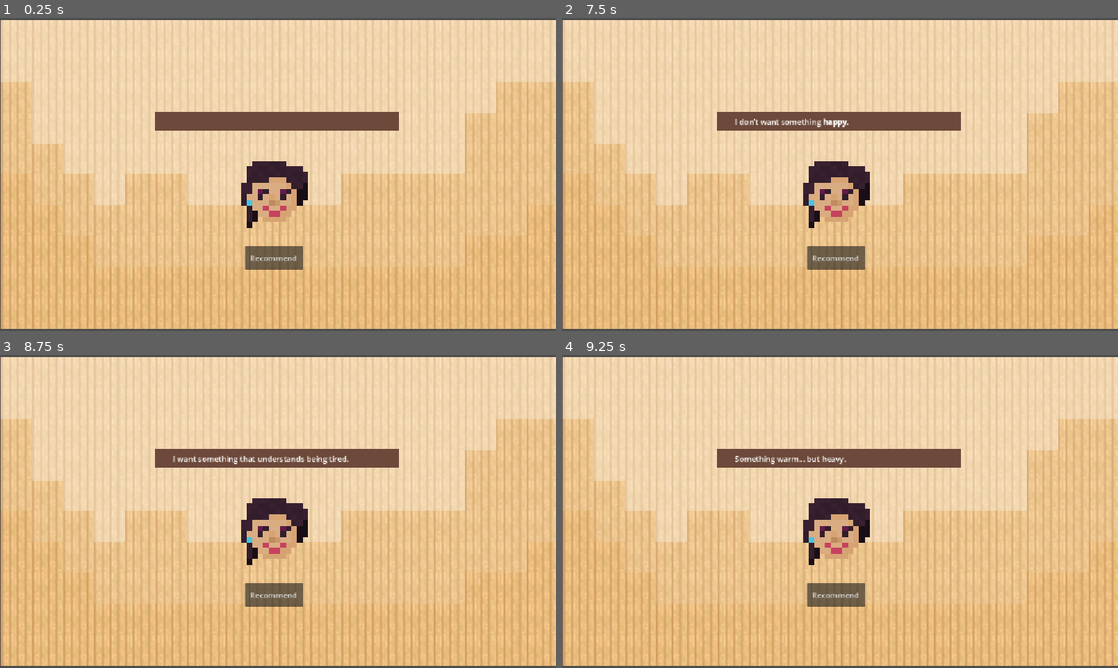
Above: before the commit, frames 1-4 (two rows, left to right).
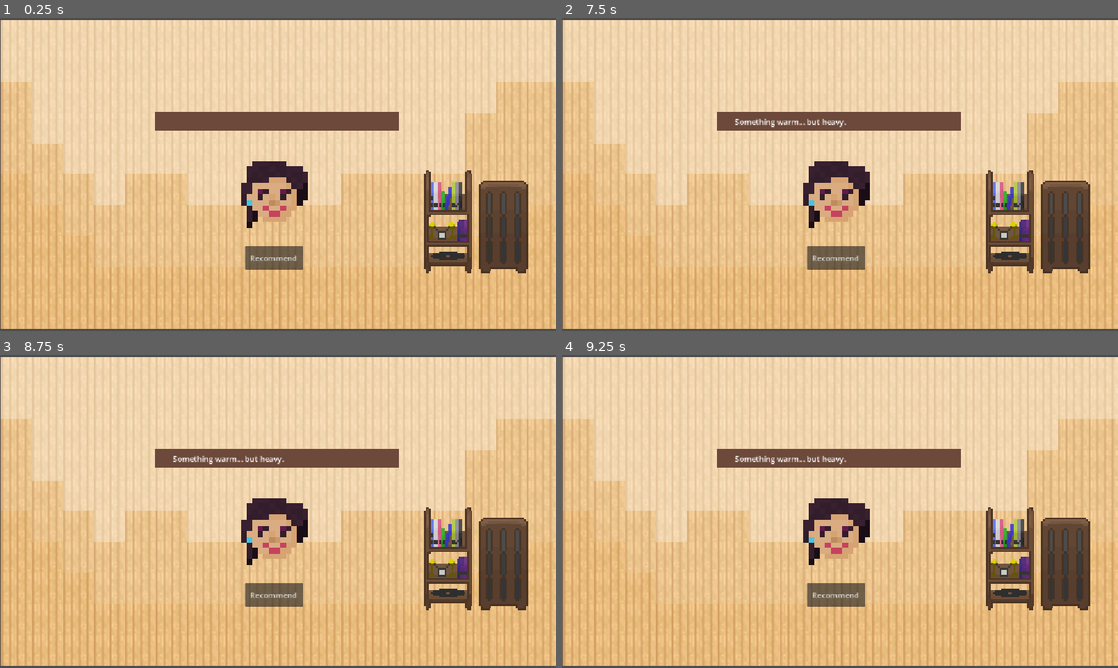
Above: after the commit, the same moments.

Repository: KeeruthiRajan/5-Shifts-at-a-Vinyl-Store
Game: Godot game, scene res://scenes/main.tscn
The game is run twice, just before and just after one commit, with the same random seed, the same clock (stepped at 60 frames per second) and the same inputs.
Inputs (mouse positions are in pixels of both pictures, inside the frame that each line leads up to):
- Up to frame 1 (0.25 s): no input
- Up to frame 2 (7.5 s): click (834, 193) at 0.5 s; click (1040, 218) at 1.27 s; click "Recommend" at 2 s; click "Recommend" at 2.75 s; click (834, 193) at 3.5 s; click (1040, 218) at 4.27 s; click "Recommend" at 5 s; click (834, 193) at 5.75 s; click (1040, 218) at 6.52 s; tap Enter at 7.25 s
- Up to frame 3 (8.75 s): tap Space at 8 s
- Up to frame 4 (9.25 s): tap Enter at 8.75 s

The runs differ from the first frame. In frame 1, 4.6% of the frame differs, in the area x 76-95%, y 48-82%; in frame 2, 4.9%; in frame 3, 5.0%, in the area x 31-95%, y 32-82%; in frame 4, 4.6%.

Commit message:
Asset Changes

Diff:
--- a/scenes/main.tscn
+++ b/scenes/main.tscn
@@ -8,6 +8,7 @@
 [ext_resource type="Texture2D" uid="uid://drmeddeocan7p" path="res://assets/npcs/customer1.png" id="3_sugp2"]
 [ext_resource type="Texture2D" uid="uid://bx6v44ajkxky1" path="res://assets/npcs/customer1pressed.png" id="4_tbgi4"]
 [ext_resource type="Texture2D" uid="uid://dutbr81cnvxqr" path="res://assets/npcs/customer1hover.png" id="5_tefeu"]
+[ext_resource type="Texture2D" uid="uid://lgr0xnho3je0" path="res://assets/tiles/bookshelf.png" id="9_85g3d"]
 
 [sub_resource type="TileSetAtlasSource" id="TileSetAtlasSource_ya4ey"]
 texture = ExtResource("1_tipki")
@@ -98,5 +99,14 @@
 texture_hover = ExtResource("3_sugp2")
 stretch_mode = 0
 
+[node name="Shelves" type="TextureButton" parent="." unique_id=1602288005]
+texture_filter = 1
+offset_left = 868.0
+offset_top = 293.0
+offset_right = 1105.0
+offset_bottom = 523.0
+texture_normal = ExtResource("9_85g3d")
+stretch_mode = 4
+
 [connection signal="pressed" from="Control/Recommend" to="Control" method="_on_recommend_pressed"]
 [connection signal="pressed" from="Customer/TextureButton" to="Control" method="_on_texture_button_pressed"]
--- a/scenes/subscene.tscn
+++ b/scenes/subscene.tscn
@@ -1,6 +1,6 @@
 [gd_scene format=3 uid="uid://q56f1iuotfdf"]
 
-[ext_resource type="Texture2D" uid="uid://cfulscsv0ud5k" path="res://assets/npcs/customer_sprite_template.png" id="1_qfncu"]
+[ext_resource type="Texture2D" uid="uid://cj05uq1ohgv60" path="res://assets/npcs/customer_sprite_template_edited.png" id="1_qfncu"]
 
 [sub_resource type="RectangleShape2D" id="RectangleShape2D_qfncu"]
 size = Vector2(5.875, 15)
@@ -22,7 +22,7 @@
 
 [sub_resource type="Animation" id="Animation_hfwcf"]
 resource_name = "walk_down"
-length = 2.4
+length = 1.2666667
 loop_mode = 2
 tracks/0/type = "value"
 tracks/0/imported = false
@@ -31,10 +31,10 @@
 tracks/0/interp = 1
 tracks/0/loop_wrap = true
 tracks/0/keys = {
-"times": PackedFloat32Array(0.1, 0.6333333, 1.1666666, 1.7, 2.2333333),
-"transitions": PackedFloat32Array(1, 1, 1, 1, 1),
+"times": PackedFloat32Array(0.1, 0.33333334, 0.56666666, 0.8333333),
+"transitions": PackedFloat32Array(1, 1, 1, 1),
 "update": 1,
-"values": [0, 1, 0, 2, 0]
+"values": [0, 1, 2, 3]
 }
 
 [sub_resource type="AnimationLibrary" id="AnimationLibrary_xnvcy"]
@@ -45,14 +45,20 @@
 
 [node name="Subscene" type="Node2D" unique_id=406568804]
 
+[node name="ColorRect" type="ColorRect" parent="." unique_id=604921859]
+offset_right = 1142.0
+offset_bottom = 646.0
+
 [node name="Customer" type="CharacterBody2D" parent="." unique_id=6555322]
 position = Vector2(559, 285)
 
 [node name="Sprite2D" type="Sprite2D" parent="Customer" unique_id=1213510049]
 texture_filter = 1
+position = Vector2(21, -27)
+scale = Vector2(12, 12)
 texture = ExtResource("1_qfncu")
-hframes = 2
-vframes = 3
+hframes = 4
+vframes = 2
 
 [node name="Area2D" type="Area2D" parent="Customer/Sprite2D" unique_id=1534874750]
 
Binary file changed: assets/npcs/.ase files/customer_sprite_template.ase
Binary file added: assets/npcs/customer_sprite_template_edited.png
Not shown, added: assets/npcs/customer_sprite_template_edited.png.import
Binary file changed: assets/tiles/.ase files/bookshelf.ase
Binary file added: assets/tiles/bookshelf.png
Not shown, added: assets/tiles/bookshelf.png.import
